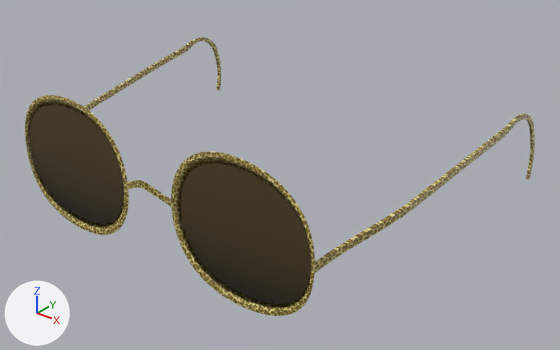
Renders of the glTF model public/models/makehuman/acc/masc/anteojosLeopardo.gltf from each side of a commit.
The view is the same before and after, from a 50 mm camera at (0.1634, -0.2872, 1.7209) aimed at (0.0073, -0.092, 1.5999). Arrows for +X, +Y and +Z are at lower left; the lights stay in place. The first picture is the older version.

The first picture shows 'masc_acc_anteojosLeopardo'.
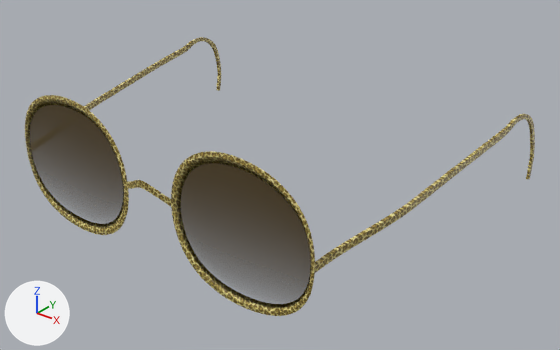
Where the change shows, as pixel boxes [x1, y1, x2, y2] in the pictures (560 x 350 px):
'masc_acc_anteojosLeopardo', surface changed (lighter): [28, 121, 313, 308] in both

The change in detail:
Material 'Acc_anteojosLeopardo' (mat_acc_anteojosleopardo) changes its picture from img_acc_anteojosleopardo to img_acc_anteojosleopardo.
